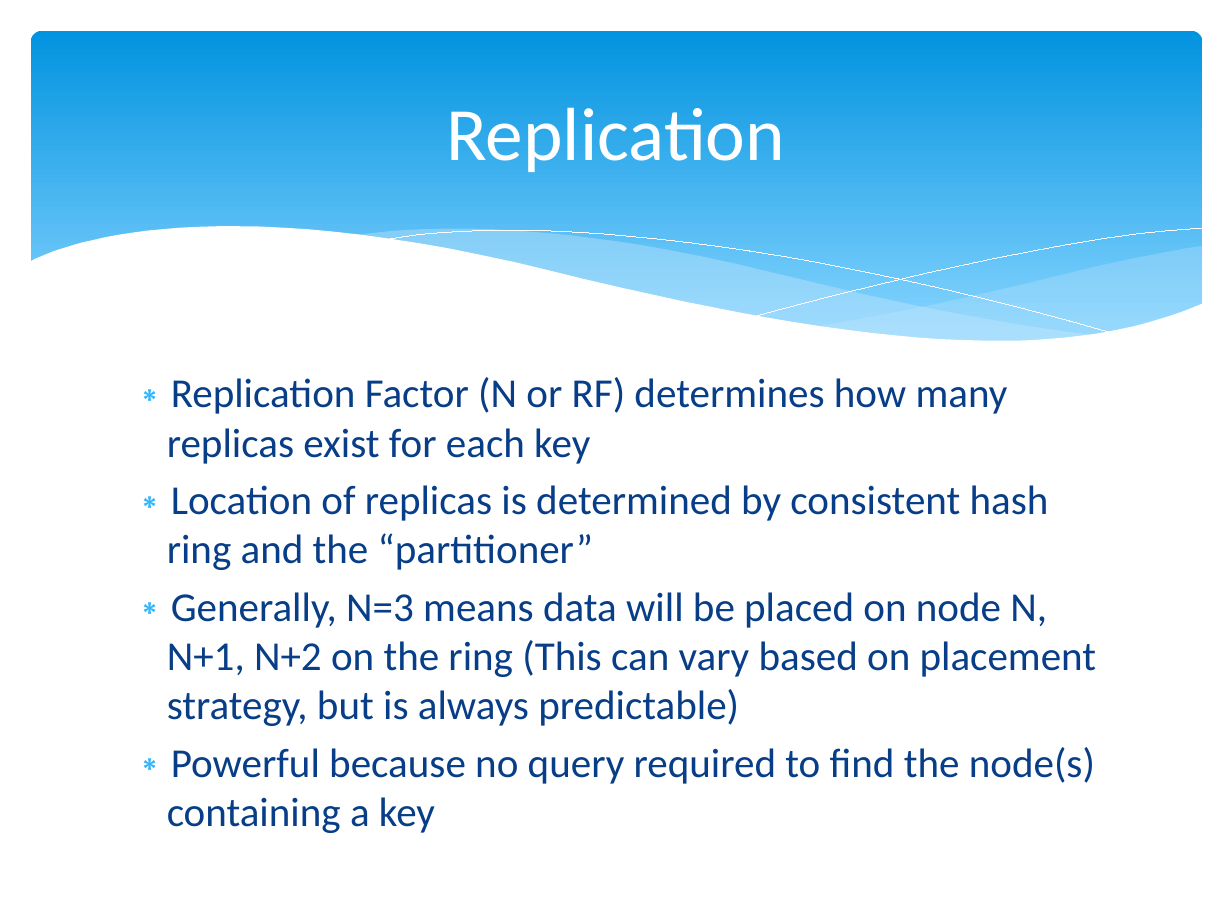
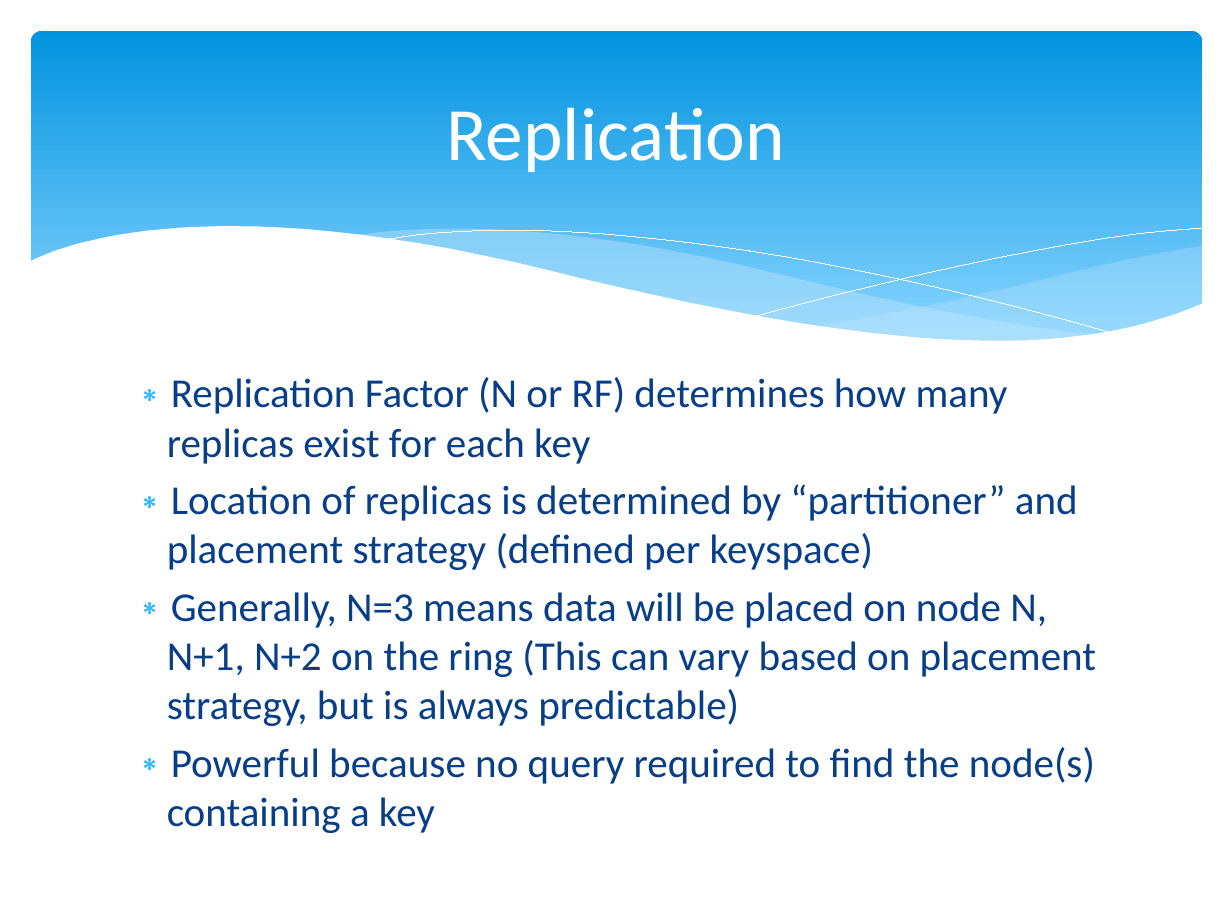
Before and after one commit to calebjones/nosql-blog, a slide deck: slide 8 of cassandra-training.pptx. Drawn at 1232x924 pixels with LibreOffice and Linux fonts; fonts in the diff are those of the drawing. Boxes give left, top, right and bottom in pixels: in the first picture for what was removed or moved away, otherwise in the second. Text is boxed around its words. In the diff, an @@ line names an element or a change of style, - is before the commit and + after.

```diff
--- a/cassandra-training.pptx
+++ b/cassandra-training.pptx
@@ text at [167, 484, 1078, 570]: text changed @@
-∗ Location of replicas is determined by consistent hash ring and the “partitioner”
+∗ Location of replicas is determined by “partitioner” and placement strategy (defined per keyspace)
```
Also in this commit, not shown: 16 other slides changed, 5 slides added, 2 other files.
